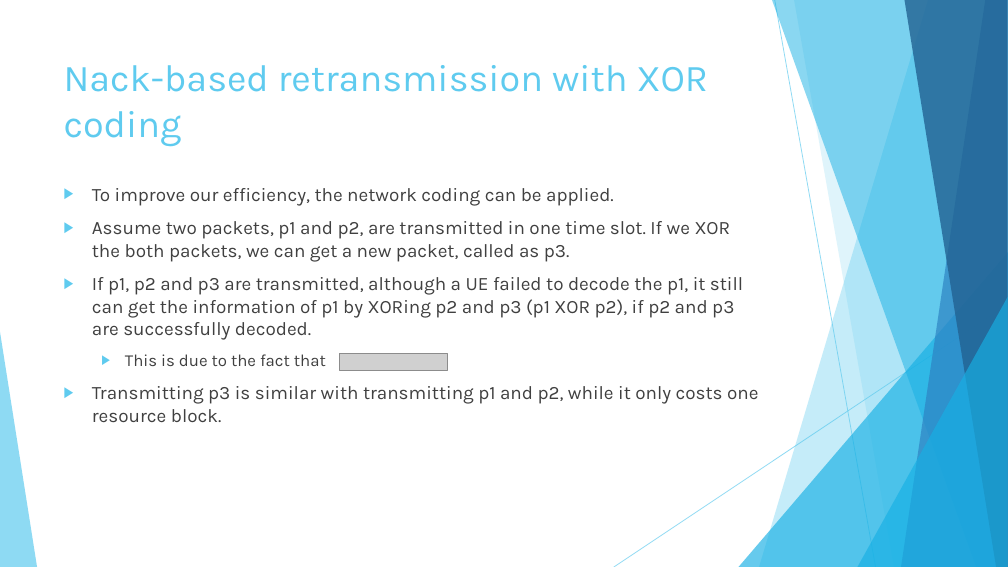
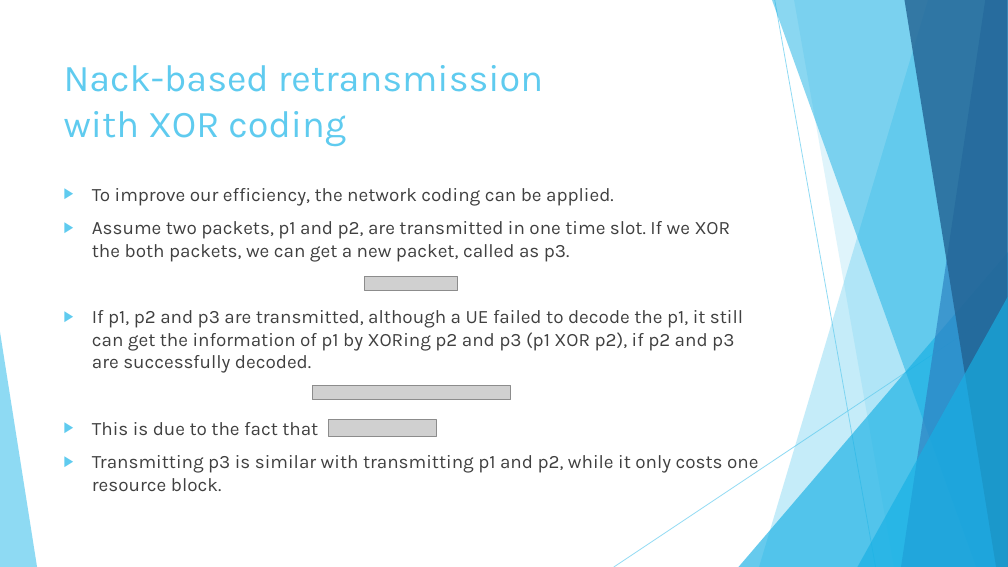
Before and after one commit to hungchun0201/Reliable_multicast_simulation, a slide deck: slide 19 of Final_project_reliable_multicast_retransmission_scheme.pptx. Drawn at 1008x567 pixels with LibreOffice and Linux fonts; fonts in the diff are those of the drawing; grey boxes stand for pictures. Boxes give left, top, right and bottom in pixels: in the first picture for what was removed or moved away, otherwise in the second. Text is boxed around its words. In the diff, an @@ line names an element or a change of style, - is before the commit and + after.

```diff
--- a/Final_project_reliable_multicast_retransmission_scheme.pptx
+++ b/Final_project_reliable_multicast_retransmission_scheme.pptx
@@ title "Nack-based retransmission with XOR coding" rewrapped from (64,65,708,146) to (64,65,543,146) @@
@@ picture added at (365,277,458,291) @@
@@ picture added at (312,386,511,400) @@
@@ text at (92,422,318,435): size 16 to 18 pt in "This is due to the fact that"; list level 2 to 1 in "This is due to the ..." @@
@@ picture: place and size @@
-picture at (340,354,448,371)
+picture at (329,420,436,436)
```
Also in this commit, not shown: 13 other slides changed, 13 slides added, 4 slides removed, 14 other files.
